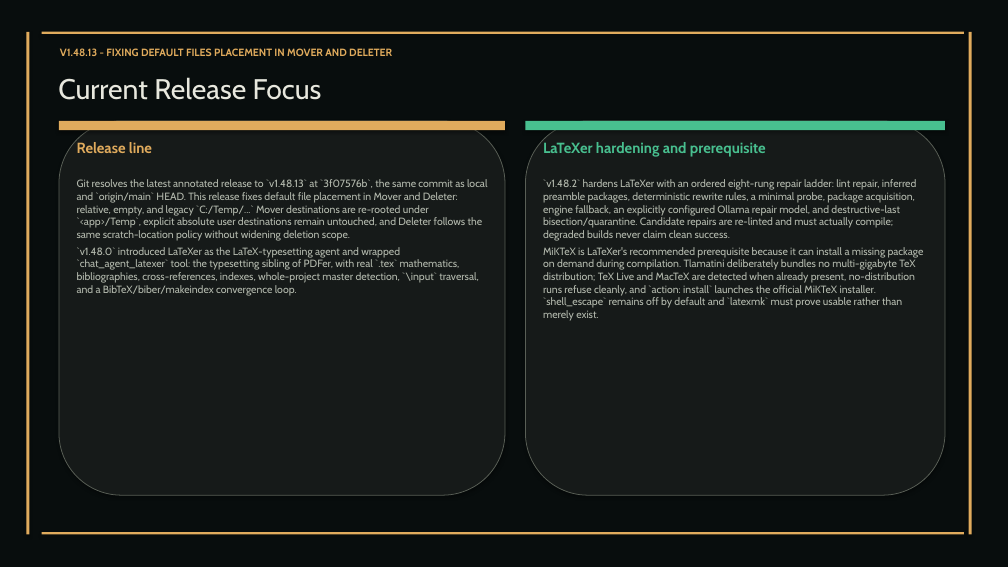
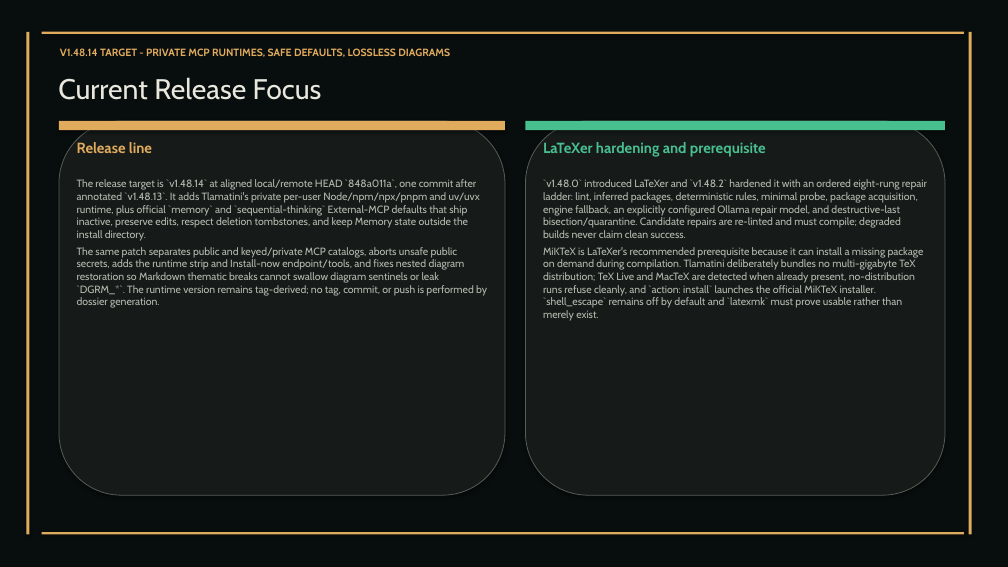
Before and after one commit to XAIHT/Tlamatini, a slide deck: slide 23 of Tlamatini_eXtended_Artificial_Intelligence_Humanly_Tempered.pptx. Drawn at 1008x567 pixels with LibreOffice and Linux fonts; fonts in the diff are those of the drawing. Boxes give left, top, right and bottom in pixels: in the first picture for what was removed or moved away, otherwise in the second. Text is boxed around its words. In the diff, an @@ line names an element or a change of style, - is before the commit and + after.

Commit message:
Enabling Tlamatini with a OOS (Out Of Session Mechanism) on memory and sequential mcps by default, by angelahack1

```diff
--- a/Tlamatini_eXtended_Artificial_Intelligence_Humanly_Tempered.pptx
+++ b/Tlamatini_eXtended_Artificial_Intelligence_Humanly_Tempered.pptx
@@ text at [60, 48, 450, 57]: text changed @@
-V1.48.13 - FIXING DEFAULT FILES PLACEMENT IN MOVER AND DELETER
+V1.48.14 TARGET - PRIVATE MCP RUNTIMES, SAFE DEFAULTS, LOSSLESS DIAGRAMS
@@ text at [77, 179, 487, 308]: text changed @@
-Git resolves the latest annotated release to `v1.48.13` at `3f07576b`, the same commit as local and `origin/main` HEAD. This release fixes default file placement in Mover and Deleter: relative, empty, and legacy `C:/Temp/...` Mover destinations are re-rooted under `<app>/Temp`, explicit absolute user destinations remain untouched, and Deleter follows the same scratch-location policy without widening deletion scope.
-`v1.48.0` introduced LaTeXer as the LaTeX-typesetting agent and wrapped `chat_agent_latexer` tool: the typesetting sibling of PDFer, with real `.tex` mathematics, bibliographies, cross-references, indexes, whole-project master detection, `\input` traversal, and a BibTeX/biber/makeindex convergence loop.
+The release target is `v1.48.14` at aligned local/remote HEAD `848a011a`, one commit after annotated `v1.48.13`. It adds Tlamatini's private per-user Node/npm/npx/pnpm and uv/uvx runtime, plus official `memory` and `sequential-thinking` External-MCP defaults that ship inactive, preserve edits, respect deletion tombstones, and keep Memory state outside the install directory.
+The same patch separates public and keyed/private MCP catalogs, aborts unsafe public secrets, adds the runtime strip and Install-now endpoint/tools, and fixes nested diagram restoration so Markdown thematic breaks cannot swallow diagram sentinels or leak `DGRM_*`. The runtime version remains tag-derived; no tag, commit, or push is performed by dossier generation.
@@ text at [543, 179, 927, 238]: text changed @@
-`v1.48.2` hardens LaTeXer with an ordered eight-rung repair ladder: lint repair, inferred preamble packages, deterministic rewrite rules, a minimal probe, package acquisition, engine fallback, an explicitly configured Ollama repair model, and destructive-last bisection/quarantine. Candidate repairs are re-linted and must actually compile; degraded builds never claim clean success.
+`v1.48.0` introduced LaTeXer and `v1.48.2` hardened it with an ordered eight-rung repair ladder: lint, inferred packages, deterministic rules, minimal probe, package acquisition, engine fallback, an explicitly configured Ollama repair model, and destructive-last bisection/quarantine. Candidate repairs are re-linted and must compile; degraded builds never claim clean success.
```
Also in this commit, not shown: 64 other slides changed, 5 slides removed, 29 other files.
